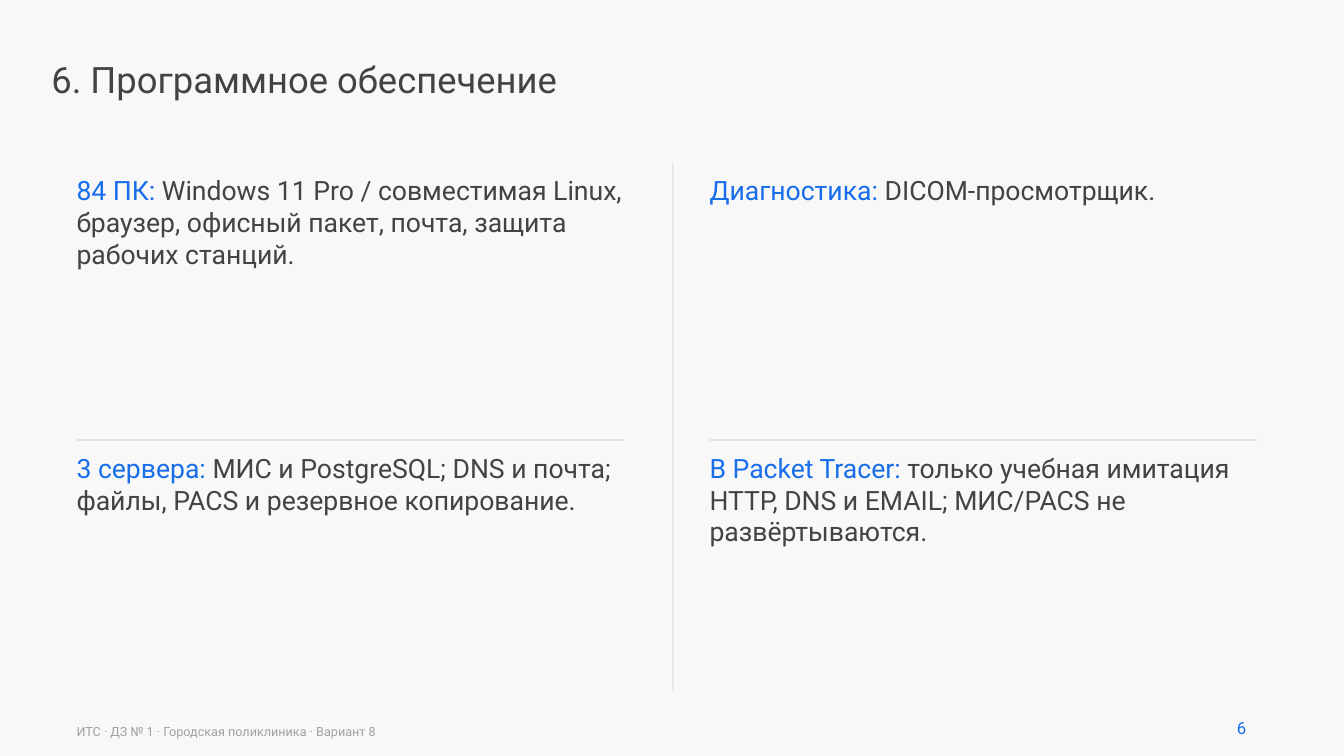
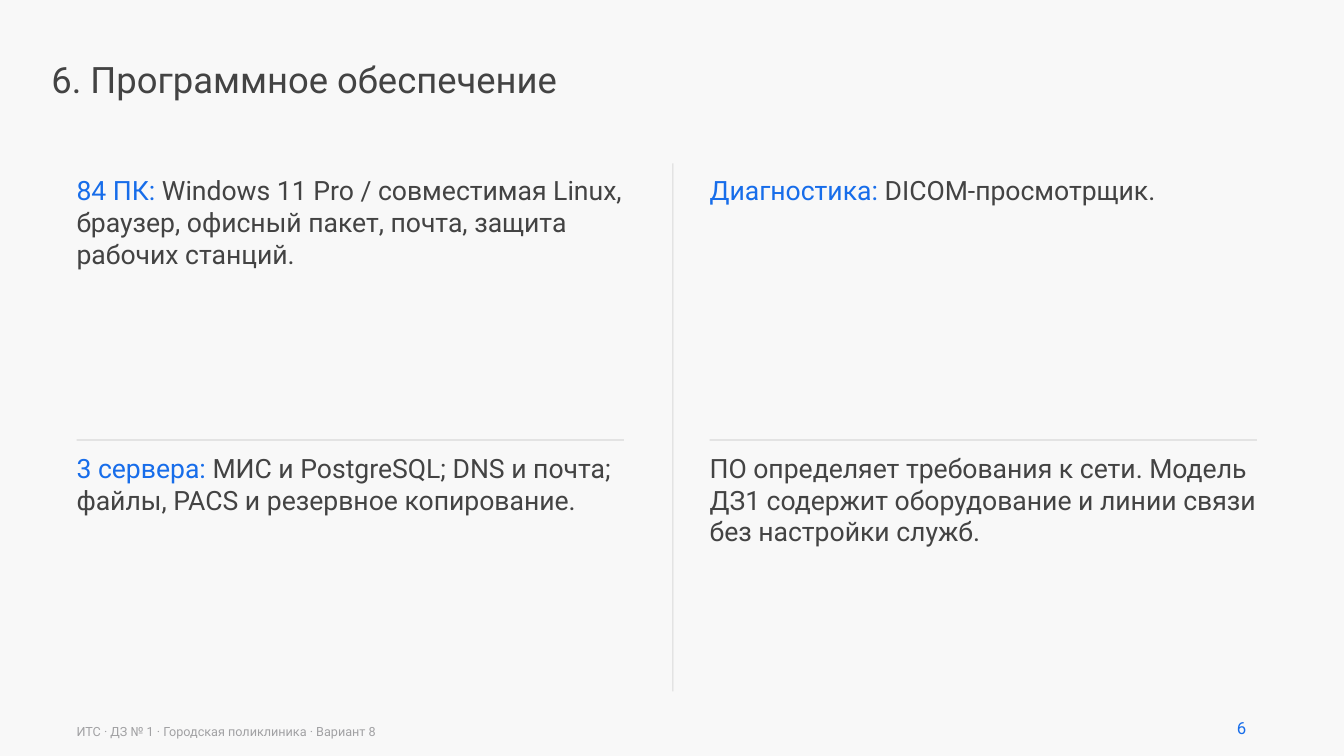
Before and after one commit to warofconnection/dz, a slide deck: slide 6 of docs/Презентация_вариант_8.pptx. Drawn at 1344x756 pixels with LibreOffice and Linux fonts; fonts in the diff are those of the drawing. Boxes give left, top, right and bottom in pixels: in the first picture for what was removed or moved away, otherwise in the second. Text is boxed around its words. In the diff, an @@ line names an element or a change of style, - is before the commit and + after.

```diff
--- a/docs/Презентация_вариант_8.pptx
+++ b/docs/Презентация_вариант_8.pptx
@@ text at [710,458,1255,547]: text changed @@
-В Packet Tracer: только учебная имитация HTTP, DNS и EMAIL; МИС/PACS не развёртываются.
+ПО определяет требования к сети. Модель ДЗ1 содержит оборудование и линии связи без настройки служб.
```
Also in this commit, not shown: 6 other slides changed, 20 other files.
